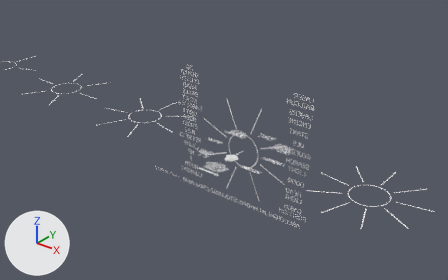
Before and after pictures for a commit that changed the FBX model SF-1/Models/MFD/MFD.fbx.
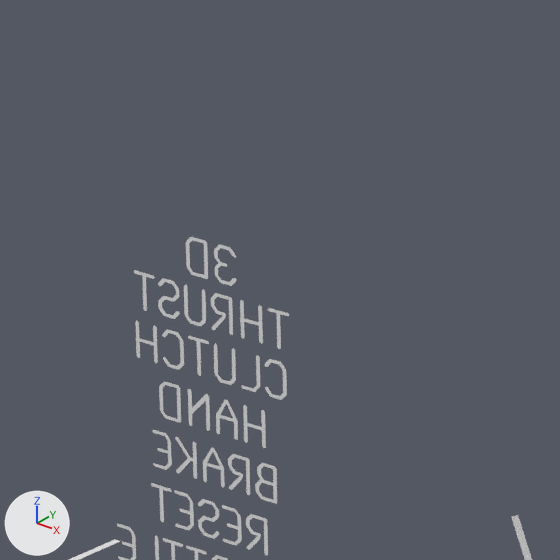
Each version is shown from a camera (50 mm lens) standing at (1.683, -1.611, 3.015) and looking at (0.412, -0.023, 2.031), then close up on the part from 37% to 52% of the width and 13% to 37% of the height. Lighting does not change. The marker at lower left points along +X, +Y and +Z. Where no turn or scale is listed for an object, it has been applied to the vertices.

The scene before the commit, as lines of its bpy script (objects in view):
```python
me_text_029 = bpy.data.meshes.new('Text.029')
me_text_029.from_pydata(...)  # 152 vertices, 138 faces; spans x -0.0464..0.0445, y 0.0, z -0.0089..0.0093
me_text_030 = bpy.data.meshes.new('Text.030')
me_text_030.from_pydata(...)  # 245 vertices, 237 faces; spans x -0.0392..0.0365, y 0.0, z -0.0208..0.0228
me_text_031 = bpy.data.meshes.new('Text.031')
me_text_031.from_pydata(...)  # 167 vertices, 155 faces; spans x -0.0383..0.033, y 0.0, z -0.0094..0.0088
ob_mfd_clutch = bpy.data.objects.new('MFD_CLUTCH', me_text_029)
ob_mfd_clutch.location = (0.2322, 0.0, 2.2149)
ob_mfd_handbrake = bpy.data.objects.new('MFD_HANDBRAKE', me_text_030)
ob_mfd_handbrake.location = (0.2332, 0.0, 2.1756)
ob_mfd_reset = bpy.data.objects.new('MFD_RESET', me_text_031)
ob_mfd_reset.location = (0.2304, 0.0, 2.1373)
# also in view: 'MFD_3DTHRUST' at (0.232, 0.0, 2.251)
```
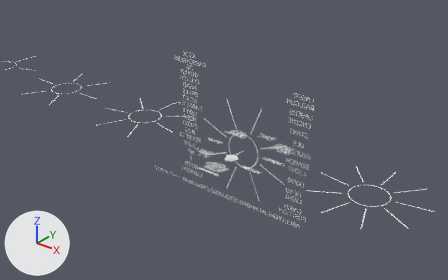
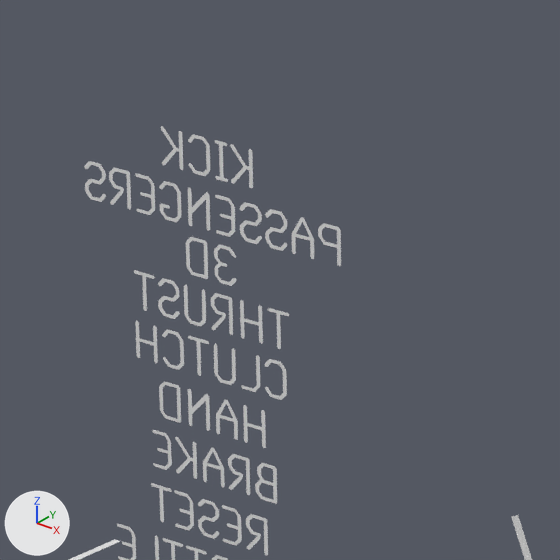
Where the change shows, as pixel boxes (x1, y1, x2, y2) in the close-ups (560 x 560 px):
```json
{"object": "MFD_KICKPASSENGERS", "change": "added", "after": [84, 126, 341, 267]}
```

Edits to the scene script, one JSON object a line:
```json
{"op": "add", "block": "me_text_044", "code": ["me_text_044 = bpy.data.meshes.new('Text.044')", "me_text_044.from_pydata(...)  # 468 vertices, 442 faces; spans x -0.073..0.079, y 0.0, z -0.015..0.028"]}
{"op": "add", "block": "ob_mfd_kickpassengers", "code": ["ob_mfd_kickpassengers = bpy.data.objects.new('MFD_KICKPASSENGERS', me_text_044)", "ob_mfd_kickpassengers.location = (0.2304, 0.0, 2.2917)"]}
```
